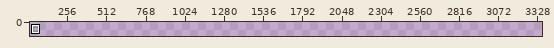
A sprite sheet gets an edit: assets/hålmonster.png. The first picture is a wide view before the edit; the outline marks the close-up.
Close-up. Old version:
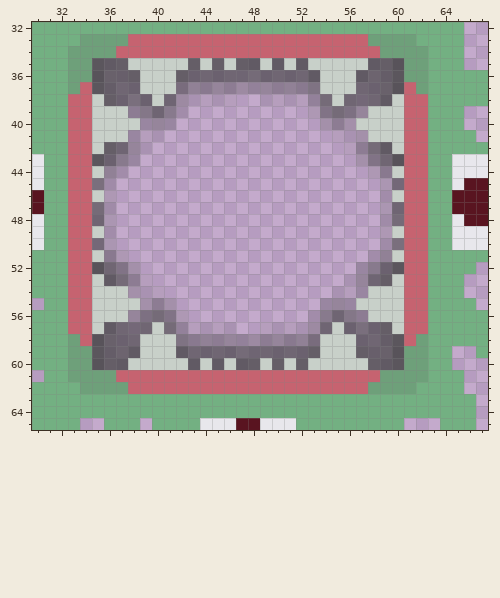
The file is 96x96 pixels. Pixels under 10% opacity are left out. Colours within 5 levels of each other are drawn and written as one. Shown: x 30..67, y 32..65. The old version is drawn lined up with the new one, on the new canvas. The wide view leaves out empty margins. The commit also changed other parts of the picture, which this record leaves out.
New version:
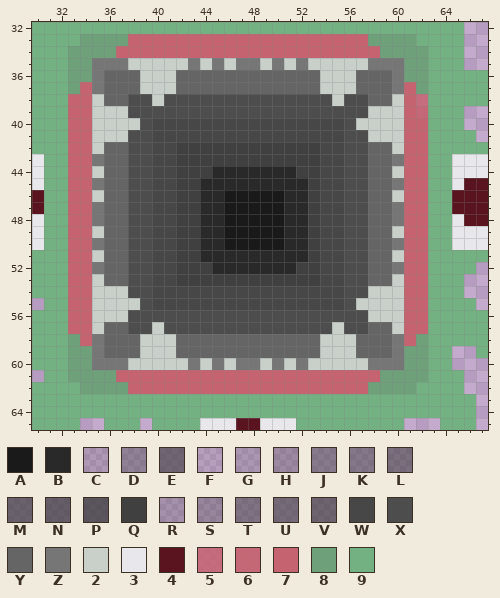
Palette (. is transparent): A #1a1a1a  B #292929  C #3d3d3d2a  D #3f3f3f61  E #3f3f3fa1  F #4040401c  G #40404030  H #4040404c  J #40404073  K #4040407b  L #4040408f  M #404040b0  N #404040b8  P #404040cb  Q #404040  R #4141413f  S #4141415a  T #41414186  U #4141419a  V #414141aa  W #474747  X #4d4d4d  Y #656565  Z #767676  2 #c8d0c9  3 #e8e7ec  4 #591420  5 #c5626fd7  6 #c56370ed  7 #c66370  8 #6ea07a  9 #73b082
The exact change:
canvas 96x96 -> 3360x96
@@ x 30..67 @@
 34 999888877777777777777777777778888999..
-35 99988PNN22222N2N2NN2N2N22222NNP88999..
-36 99988PMVN222NEEEEUUEEEEN222NVMP8899999
-37 99987PMEE222TDDSSHHSSDDT222EEMP7899999
-38 999772NELE2UHFFFF..FFFFHU2ELEN27799999
-39 99977222SKUJC..........CJUKS22277999..
-40 999772222RSR............RSR222277999..
-41 99977222RFF..............FFR222779999.
-42 999772NUSF................FSUN27799999
-43 39977PEJR..................RJEP7799333
-44 399772DC....................CD27799333
-45 39977LG......................GL7799344
-46 499772C......................C27799444
-47 49977UG......................GU7799444
-48 39977UG......................GU7799344
-49 399772C......................C27799333
-50 39977LG......................GL7799333
-51 999772DC....................CD27799999
-52 99977PEJR..................RJEP779999.
-53 999772NUSF................FSUN277999..
-54 99977222RFF..............FFR22277999..
-55 .99772222RSR............RSR2222779999.
-56 99977222SKUJC..........CJUKS2227799999
-57 999772NELE2UHFFFF..FFFFHU2ELEN27799999
-58 99987PMEE222TDDSSHHSSDDT222EEMP7899999
-59 99988PMVN222NEEEEUUEEEEN222NVMP8899..9
-60 99988PNN22222N2N2NN2N2N22222NNP8899...
+35 99988ZZZ22222Z2Z2ZZ2Z2Z22222ZZZ88999..
+36 99988ZYYY222YYYYYYYYYYYY222YYYZ8899999
+37 99987ZYYY222YYYYYYYYYYYY222YYYZ7899999
+38 999772YYXX2XXXXXXXXXXXXXX2XXYY27599999
+39 99977222XXXXXXXXXXXXXXXXXXXX22276999..
+40 999772222XWWWWWWWWWWWWWWWWX222277999..
+41 99977222XXWWWWWWWWWWWWWWWWXX222779999.
+42 999772YYXXWWQQQQQQQQQQQQWWXXYY27799999
+43 39977ZYYXXWWQQQQQQQQQQQQWWXXYYZ7799333
+44 399772YYXXWWQQQBBBBBBBQQWWXXYY27799333
+45 39977ZYYXXWWQQBBBBBBBBBQWWXXYYZ7799344
+46 499772YYXXWWQQBBAAAAABBQWWXXYY27799444
+47 49977ZYYXXWWQQBBAAAAABBQWWXXYYZ7799444
+48 39977ZYYXXWWQQBBAAAAABBQWWXXYYZ7799344
+49 399772YYXXWWQQBBAAAAABBQWWXXYY27799333
+50 39977ZYYXXWWQQBBAAAAABBQWWXXYYZ7799333
+51 999772YYXXWWQQBBBBBBBBBQWWXXYY27799999
+52 99977ZYYXXWWQQQBBBBBBBQQWWXXYYZ779999.
+53 999772YYXXWWQQQQQQQQQQQQWWXXYY277999..
+54 99977222XXWWWWWWWWWWWWWWWWXX22277999..
+55 .99772222XWWWWWWWWWWWWWWWWX2222779999.
+56 99977222XXXXXXXXXXXXXXXXXXXX2227799999
+57 999772YYXX2XXXXXXXXXXXXXX2XXYY27799999
+58 99987ZYYY222YYYYYYYYYYYY222YYYZ7899999
+59 99988ZYYY222YYYYYYYYYYYY222YYYZ8899..9
+60 99988ZZZ22222Z2Z2ZZ2Z2Z22222ZZZ8899...
 61 .99888877777777777777777777778888999..
Where, in picture pixels (left, top, right, bottom), the same in both close-ups:
changed: (92, 58, 428, 370)
